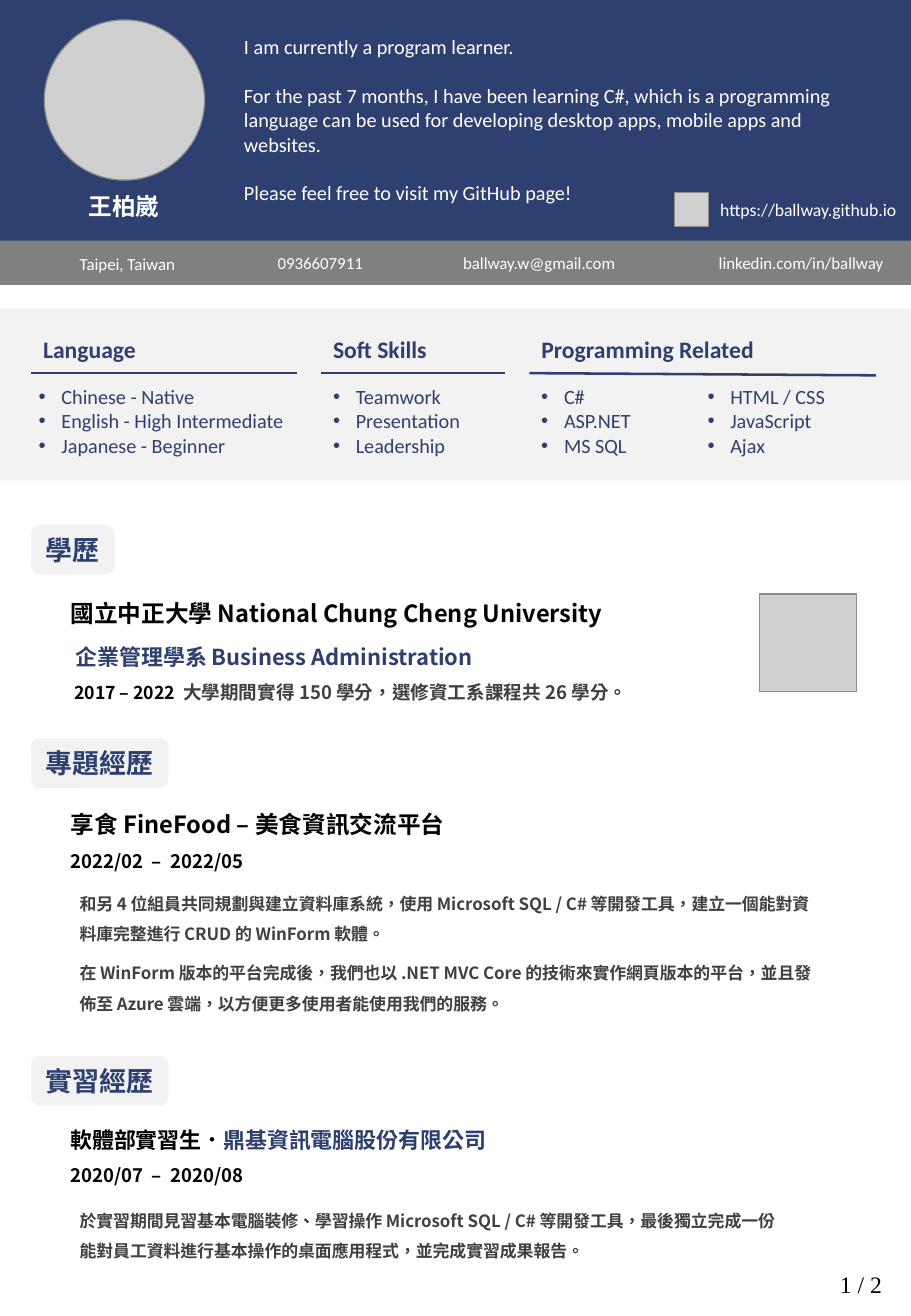
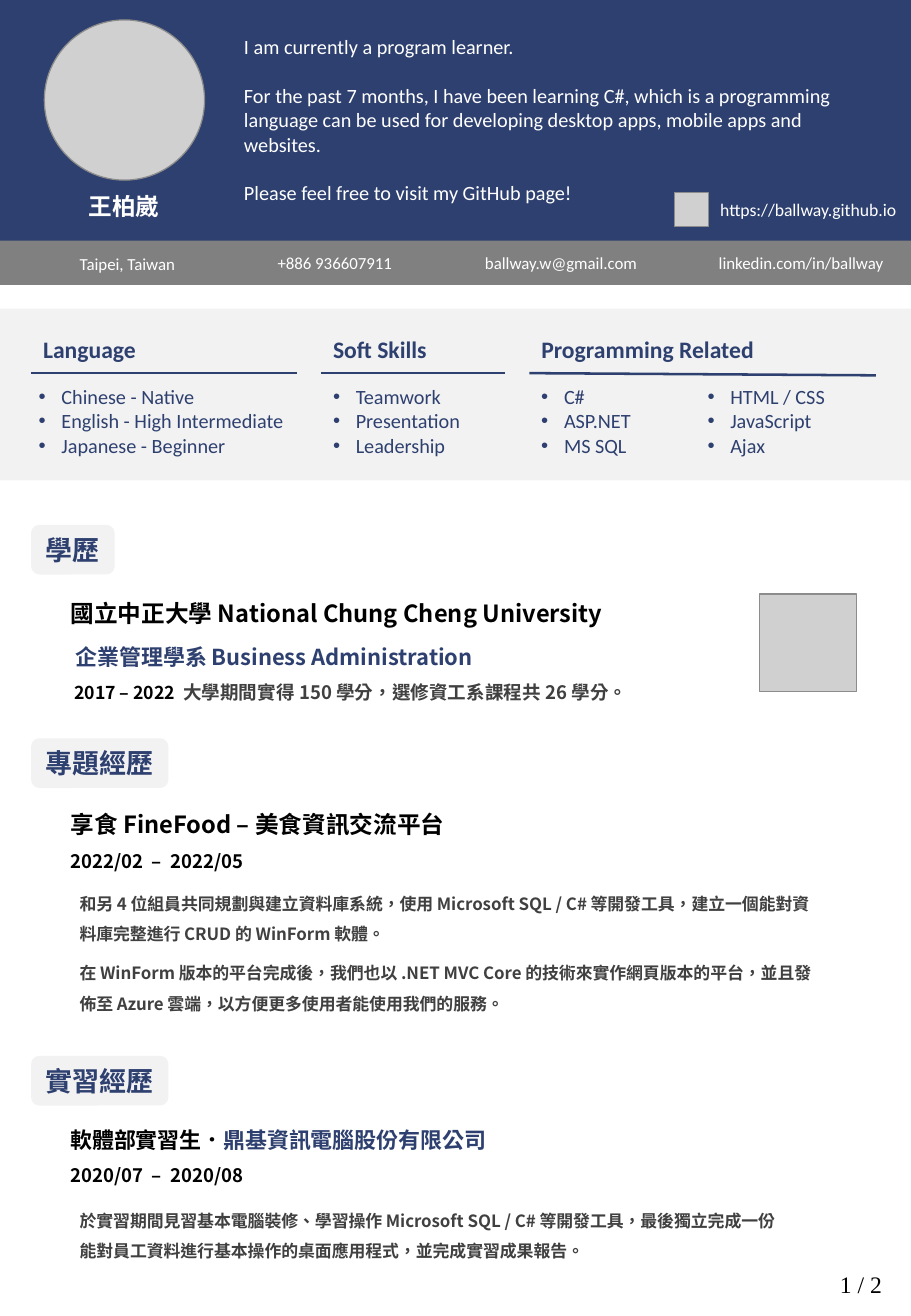
Before and after one commit to ballway/ballway.github.io, a slide deck: slide 1 of files/ballway_resume.pptx. Drawn at 911x1316 pixels with LibreOffice and Linux fonts; fonts in the diff are those of the drawing; grey boxes stand for pictures; background and template pictures are left out. Boxes give left, top, right and bottom in pixels: in the first picture for what was removed or moved away, otherwise in the second. Text is boxed around its words. In the diff, an @@ line names an element or a change of style, - is before the commit and + after.

```diff
--- a/files/ballway_resume.pptx
+++ b/files/ballway_resume.pptx
@@ text at box(278, 257, 392, 269): text changed @@
-0936607911
++886 936607911
@@ text "ballway.w@gmail.com": place and size @@
-text "ballway.w@gmail.com" at box(463, 257, 615, 272)
+text "ballway.w@gmail.com" at box(485, 257, 637, 272)
```
Also in this commit, not shown: 1 other file.
